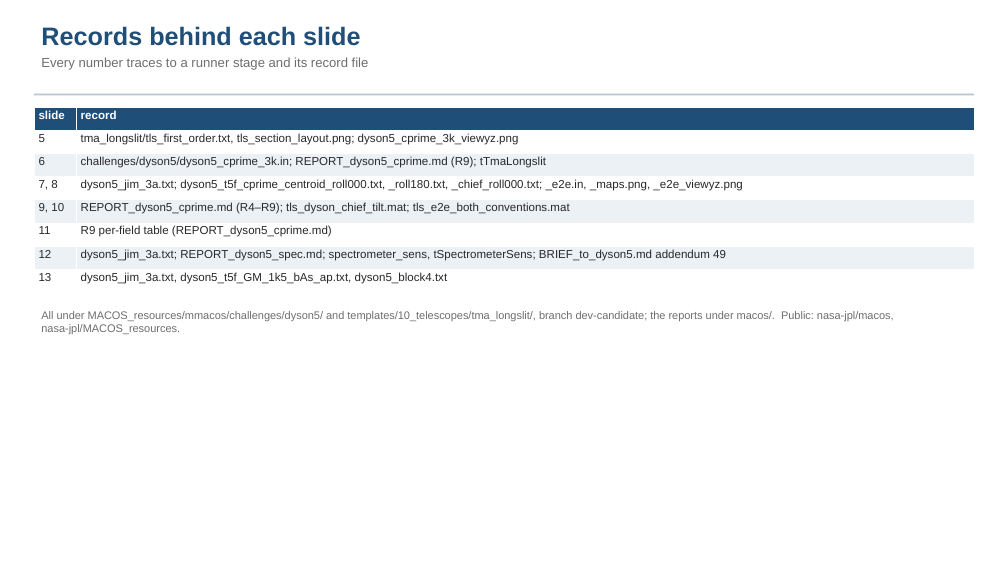
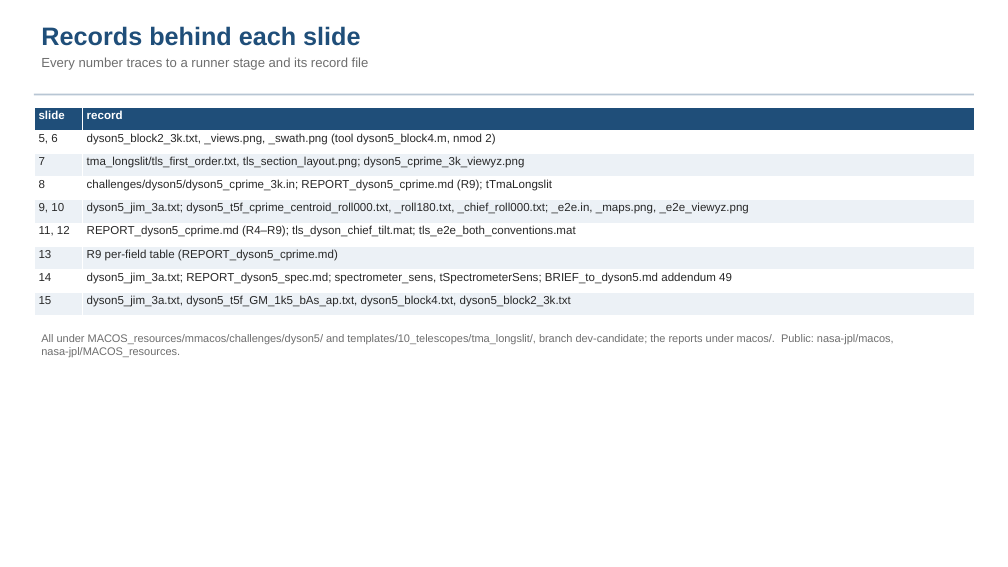
Before and after one commit to nasa-jpl/macos, a slide deck: slide 25 of demo_session/deck_dyson_3k.pptx (slide 23 before the commit). Drawn at 1008x567 pixels with LibreOffice and Linux fonts; fonts in the diff are those of the drawing. Boxes give left, top, right and bottom in pixels: in the first picture for what was removed or moved away, otherwise in the second. Text is boxed around its words. In the diff, an @@ line names an element or a change of style, - is before the commit and + after.

```diff
--- a/demo_session/deck_dyson_3k.pptx
+++ b/demo_session/deck_dyson_3k.pptx
@@ table at [34,107,975,316] @@
-row 2: 5 | tma_longslit/tls_first_order.txt, tls_section_layout.png; dyson5_cprime_3k_viewyz.png
-row 3: 6 | challenges/dyson5/dyson5_cprime_3k.in; REPORT_dyson5_cprime.md (R9); tTmaLongslit
-row 4: 7, 8 | dyson5_jim_3a.txt; dyson5_t5f_cprime_centroid_roll000.txt, _roll180.txt, _chief_roll000.txt; _e2e.in, _maps.png, _e2e_viewyz.png
-row 5: 9, 10 | REPORT_dyson5_cprime.md (R4–R9); tls_dyson_chief_tilt.mat; tls_e2e_both_conventions.mat
-row 6: 11 | R9 per-field table (REPORT_dyson5_cprime.md)
-row 7: 12 | dyson5_jim_3a.txt; REPORT_dyson5_spec.md; spectrometer_sens, tSpectrometerSens; BRIEF_to_dyson5.md addendum 49
-row 8: 13 | dyson5_jim_3a.txt, dyson5_t5f_GM_1k5_bAs_ap.txt, dyson5_block4.txt
+row 2: 5, 6 | dyson5_block2_3k.txt, _views.png, _swath.png (tool dyson5_block4.m, nmod 2)
+row 3: 7 | tma_longslit/tls_first_order.txt, tls_section_layout.png; dyson5_cprime_3k_viewyz.png
+row 4: 8 | challenges/dyson5/dyson5_cprime_3k.in; REPORT_dyson5_cprime.md (R9); tTmaLongslit
+row 5: 9, 10 | dyson5_jim_3a.txt; dyson5_t5f_cprime_centroid_roll000.txt, _roll180.txt, _chief_roll000.txt; _e2e.in, _maps.png, _e2e_viewyz.png
+row 6: 11, 12 | REPORT_dyson5_cprime.md (R4–R9); tls_dyson_chief_tilt.mat; tls_e2e_both_conventions.mat
+row 7: 13 | R9 per-field table (REPORT_dyson5_cprime.md)
+row 8: 14 | dyson5_jim_3a.txt; REPORT_dyson5_spec.md; spectrometer_sens, tSpectrometerSens; BRIEF_to_dyson5.md addendum 49
+row 9: 15 | dyson5_jim_3a.txt, dyson5_t5f_GM_1k5_bAs_ap.txt, dyson5_block4.txt, dyson5_block2_3k.txt
@@ text "All under MACOS_resources/mmacos/challenges/dyson5/ and temp ...": place and size @@
-text "All under MACOS_resources/mmacos/challenges/dyson5/ and temp ..." at [41,311,894,334]
+text "All under MACOS_resources/mmacos/challenges/dyson5/ and temp ..." at [41,334,894,357]
```
Also in this commit, not shown: 6 other slides changed, 2 slides added, 6 other files.
